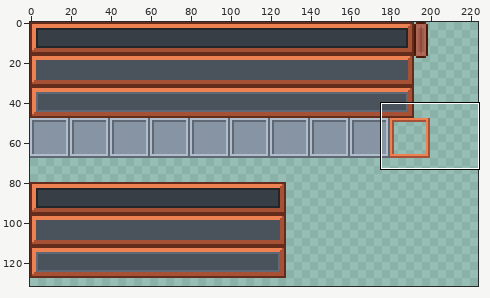
One commit to this sprite sheet: textures/gui.png. The picture above shows the old version from afar; the outline marks the close-up.
Close-up. As it was:
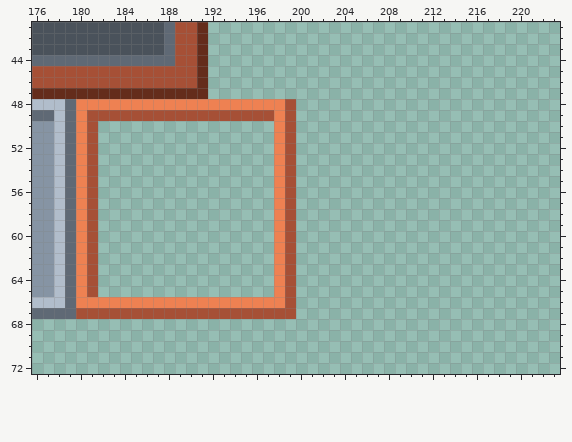
The file is 256x256 pixels. Colours within 5 levels of each other are drawn and written as one. Shown: x 176..223, y 41..72. The wide view leaves out empty margins.
Now the later version:
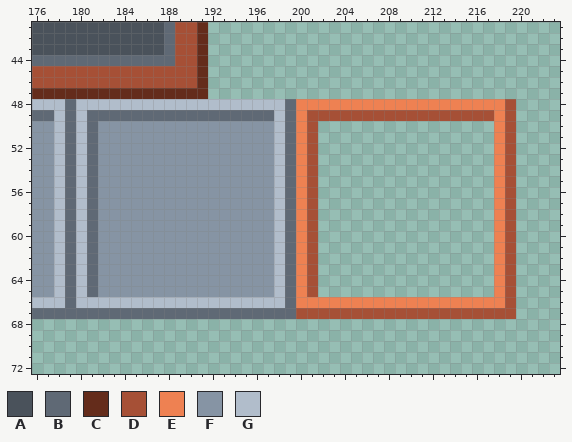
Palette (. is transparent): A #4a525b  B #5f6975  C #642c1b  D #a65036  E #ee8152  F #8694a4  G #b1bdcb
Change:
@@ x 176..223 @@
 47 CCCCCCCCCCCCCCCC................................
-48 GGGBEEEEEEEEEEEEEEEEEEED........................
-49 BBGBEDDDDDDDDDDDDDDDDDED........................
-50 FFGBED................ED........................
-51 FFGBED................ED........................
-52 FFGBED................ED........................
-53 FFGBED................ED........................
-54 FFGBED................ED........................
-55 FFGBED................ED........................
-56 FFGBED................ED........................
-57 FFGBED................ED........................
-58 FFGBED................ED........................
-59 FFGBED................ED........................
-60 FFGBED................ED........................
-61 FFGBED................ED........................
-62 FFGBED................ED........................
-63 FFGBED................ED........................
-64 FFGBED................ED........................
-65 FFGBED................ED........................
-66 GGGBEEEEEEEEEEEEEEEEEEED........................
-67 BBBBDDDDDDDDDDDDDDDDDDDD........................
+48 GGGBGGGGGGGGGGGGGGGGGGGBEEEEEEEEEEEEEEEEEEED....
+49 BBGBGBBBBBBBBBBBBBBBBBGBEDDDDDDDDDDDDDDDDDED....
+50 FFGBGBFFFFFFFFFFFFFFFFGBED................ED....
+51 FFGBGBFFFFFFFFFFFFFFFFGBED................ED....
+52 FFGBGBFFFFFFFFFFFFFFFFGBED................ED....
+53 FFGBGBFFFFFFFFFFFFFFFFGBED................ED....
+54 FFGBGBFFFFFFFFFFFFFFFFGBED................ED....
+55 FFGBGBFFFFFFFFFFFFFFFFGBED................ED....
+56 FFGBGBFFFFFFFFFFFFFFFFGBED................ED....
+57 FFGBGBFFFFFFFFFFFFFFFFGBED................ED....
+58 FFGBGBFFFFFFFFFFFFFFFFGBED................ED....
+59 FFGBGBFFFFFFFFFFFFFFFFGBED................ED....
+60 FFGBGBFFFFFFFFFFFFFFFFGBED................ED....
+61 FFGBGBFFFFFFFFFFFFFFFFGBED................ED....
+62 FFGBGBFFFFFFFFFFFFFFFFGBED................ED....
+63 FFGBGBFFFFFFFFFFFFFFFFGBED................ED....
+64 FFGBGBFFFFFFFFFFFFFFFFGBED................ED....
+65 FFGBGBFFFFFFFFFFFFFFFFGBED................ED....
+66 GGGBGGGGGGGGGGGGGGGGGGGBEEEEEEEEEEEEEEEEEEED....
+67 BBBBBBBBBBBBBBBBBBBBBBBBDDDDDDDDDDDDDDDDDDDD....
 68 ................................................
